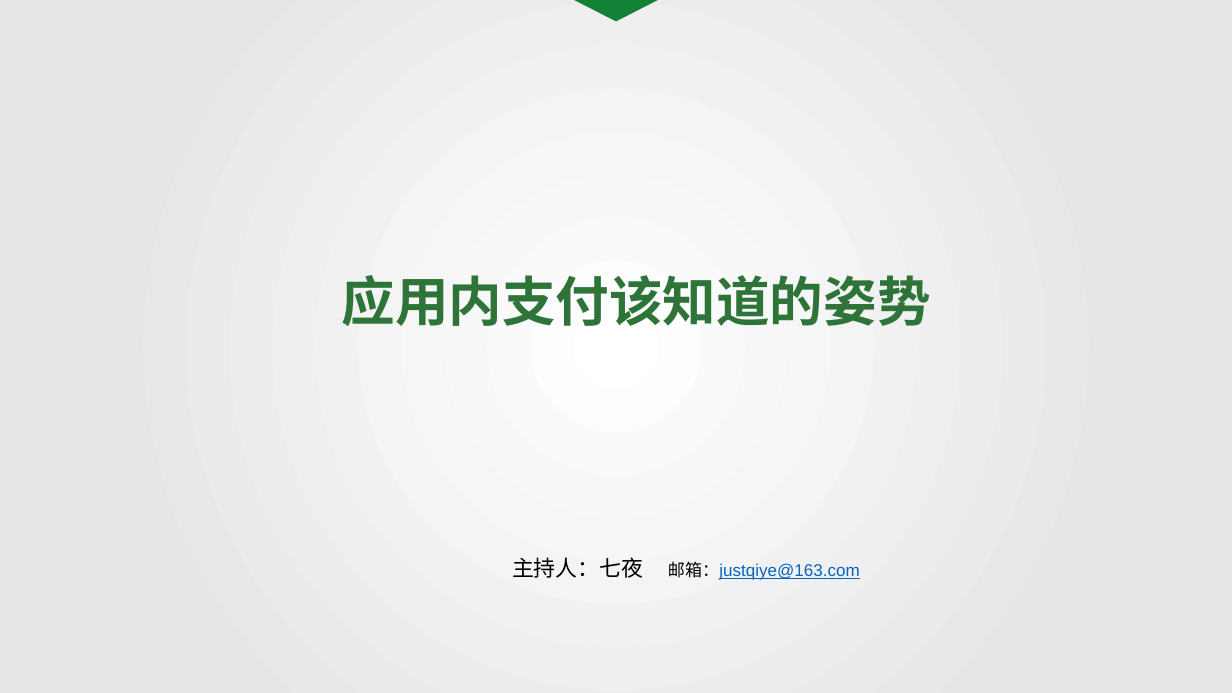
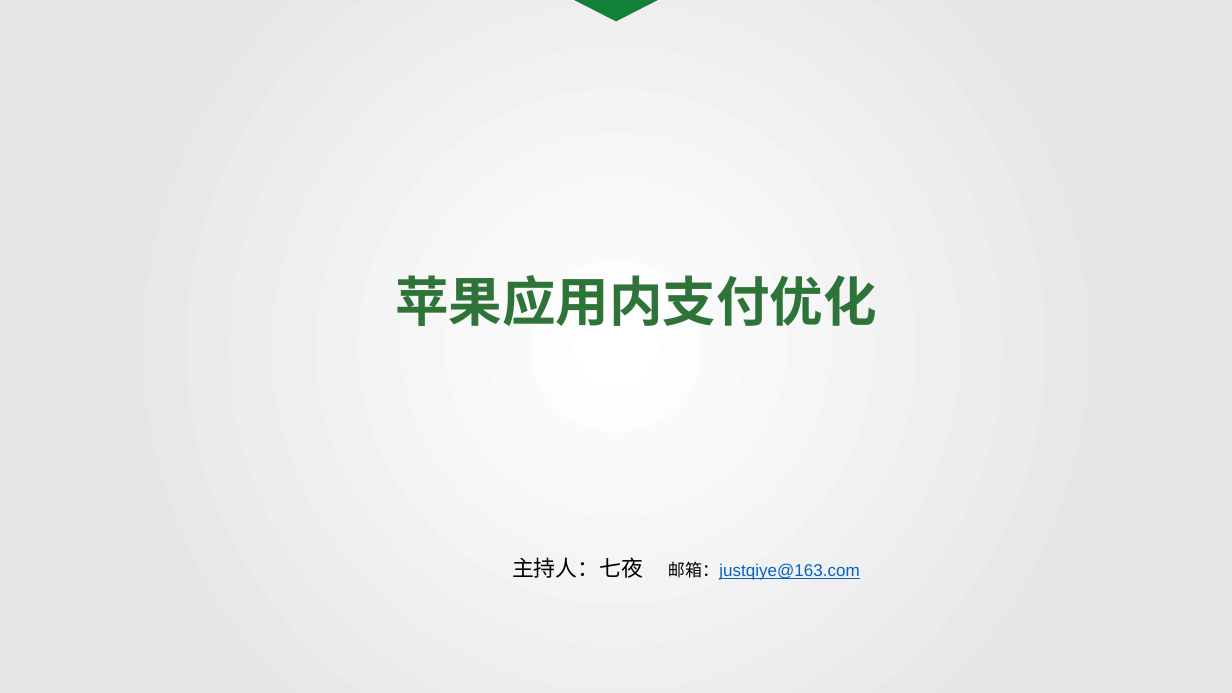
Before and after one commit to qiyer/ApplePayDemo, a slide deck: slide 1 of Pay_PPT/Apple_Pay.pptx. Drawn at 1232x693 pixels with LibreOffice and Linux fonts; fonts in the diff are those of the drawing; background and template pictures are left out. Boxes give left, top, right and bottom in pixels: in the first picture for what was removed or moved away, otherwise in the second. Text is boxed around its words. In the diff, an @@ line names an element or a change of style, - is before the commit and + after.

```diff
--- a/Pay_PPT/Apple_Pay.pptx
+++ b/Pay_PPT/Apple_Pay.pptx
@@ text at bbox=[395, 275, 877, 326]: text changed @@
-应用内支付该知道的姿势
+苹果应用内支付优化
```
Also in this commit, not shown: 3 other slides changed, 5 slides added, 2 other files.
